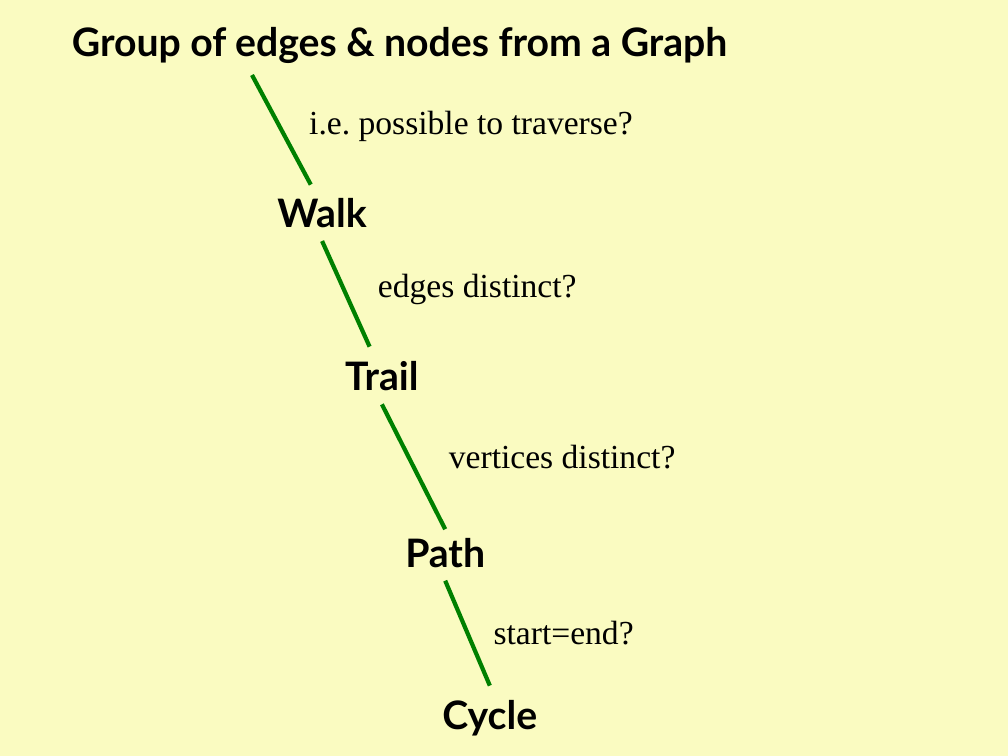
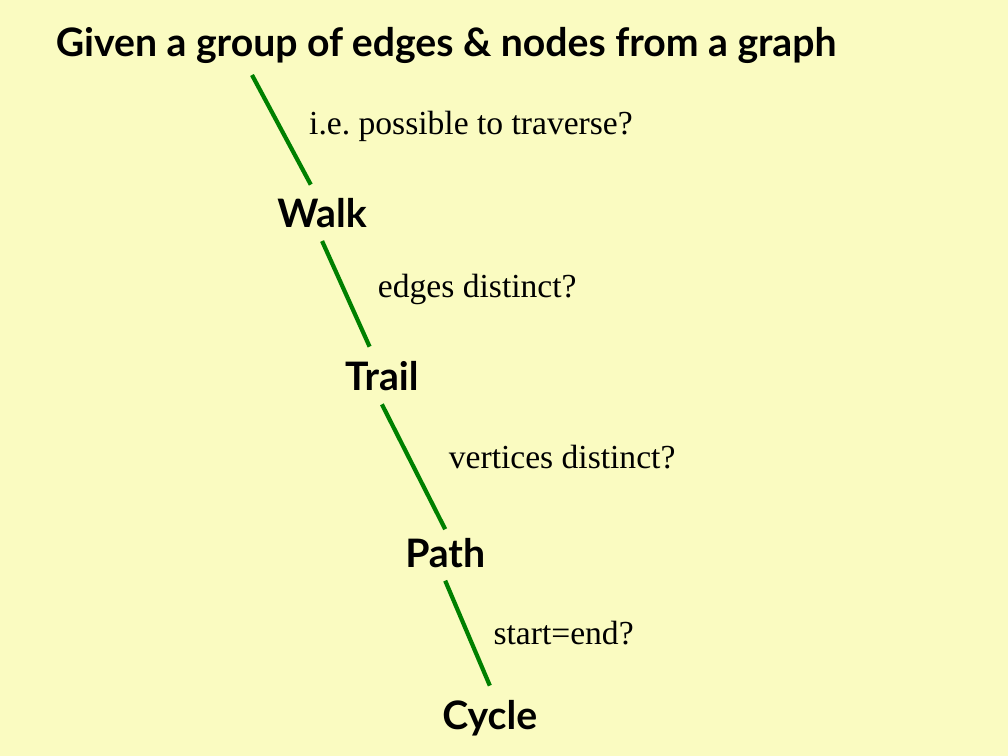
Before and after one commit to Cy-FairCS/cs3, a slide deck: slide 20 of u09a_graphTheory/notes/0 Graph Theory Terminology/Graph Theory Terms.pptx (slide 19 before the commit). Drawn at 1008x756 pixels with LibreOffice and Linux fonts; fonts in the diff are those of the drawing; background and template pictures are left out. Boxes give left, top, right and bottom in pixels: in the first picture for what was removed or moved away, otherwise in the second. Text is boxed around its words. In the diff, an @@ line names an element or a change of style, - is before the commit and + after.

```diff
--- a/u09a_graphTheory/notes/0 Graph Theory Terminology/Graph Theory Terms.pptx
+++ b/u09a_graphTheory/notes/0 Graph Theory Terminology/Graph Theory Terms.pptx
@@ text at [56,27,837,63]: text changed @@
-Group of edges & nodes from a Graph
+Given a group of edges & nodes from a graph
```
Also in this commit, not shown: 16 other slides changed, 8 slides added, 1 slide removed, 31 other files.
